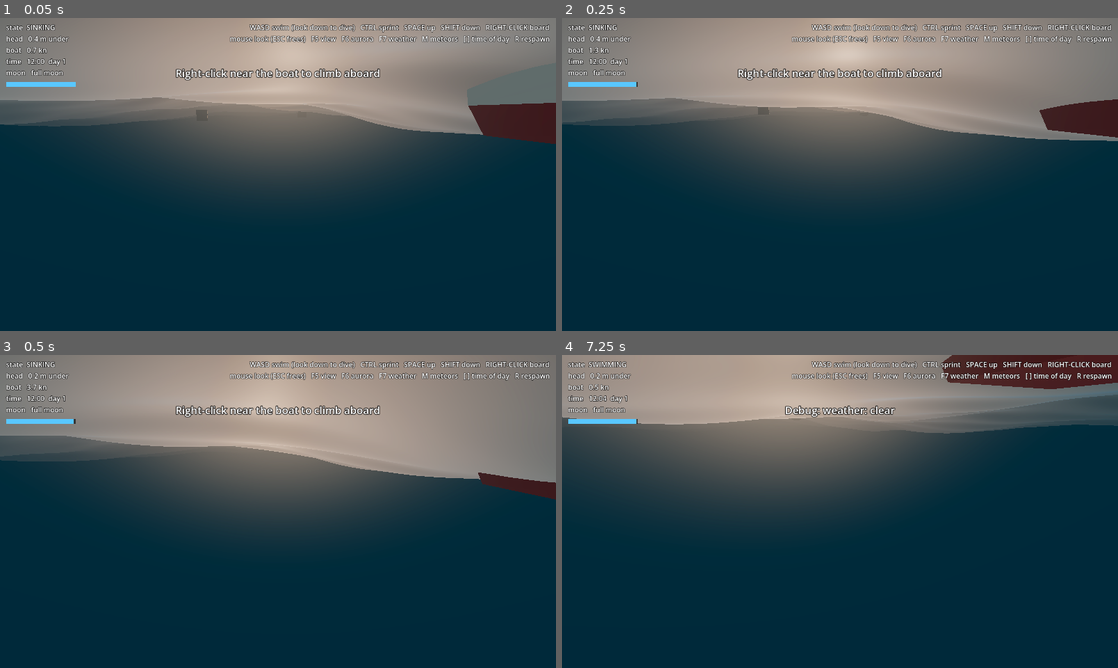
Above: before the commit, frames 1-4 (two rows, left to right).
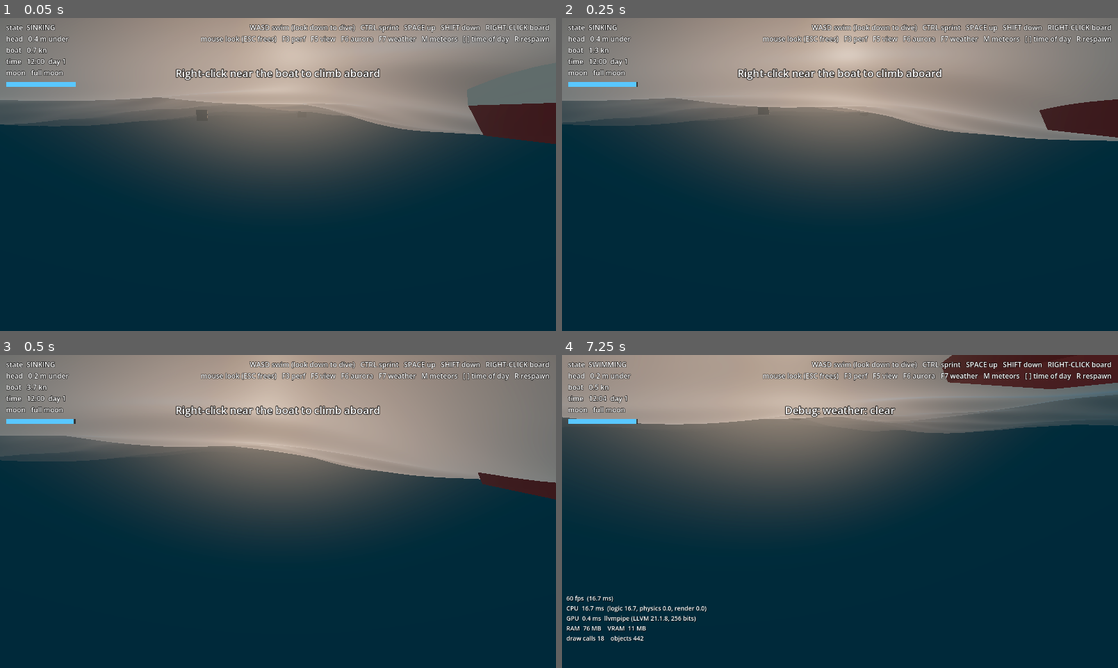
Above: after the commit, the same moments.

Repository: DocRountree/game
Game: Godot game, scene res://src/world/open_ocean/open_ocean.tscn
Same seed, same stepped clock (60 frames per second), same inputs: the game is played once before the commit and once after it.
Inputs (mouse positions are in pixels of both pictures, inside the frame that each line leads up to):
- Up to frame 1 (0.05 s): no input
- Up to frame 2 (0.25 s): no input
- Up to frame 3 (0.5 s): no input
- Up to frame 4 (7.25 s): tap Enter at 0.5 s; move the mouse to (867, 511) at 0.52 s; hold W (move_forward) 0.53-5.78 s; tap Down (camera_down) at 0.6, 6.6 s; move the mouse to (812, 511) at 1.27 s; tap Left (camera_left) at 1.35 s; move the mouse to (851, 505) at 2.02 s; tap Right (camera_right) at 2.1 s; move the mouse to (834, 517) at 2.77 s; tap Up (camera_up) at 2.85 s; move the mouse to (878, 514) at 3.52 s; hold Shift (dive) 3.53-4.28 s; tap F6 (debug_aurora) at 4.15 s; move the mouse to (795, 508) at 4.27 s; right-click (795, 508) at 4.35 s; tap M (debug_meteors) at 4.9 s; move the mouse to (845, 511) at 5.02 s; hold Ctrl (sprint) 5.03-5.78 s; tap F7 (debug_weather) at 5.65 s; move the mouse to (817, 505) at 5.77 s; hold D (move_right) 5.78-6.53 s; tap Space (tread) at 5.85 s; tap R (respawn) at 6.4 s; move the mouse to (867, 511) at 6.52 s; hold W (move_forward) from 6.53 s (still down); tap F3 (debug_overlay, bound only after the commit) at 7.15 s

The runs differ from the first frame. In frame 1, 0.7% of the frame differs, in the area x 36-99%, y 5-9%; in frame 2, 0.7%; in frame 3, 0.7%; in frame 4, 1.5%, in the area x 0-99%, y 5-92%.

Commit message:
F3 performance overlay: fps, CPU and GPU frame time, RAM, VRAM, draw calls

Diff:
--- a/project.godot
+++ b/project.godot
@@ -110,6 +110,10 @@
 "deadzone": 0.2,
 "events": [Object(InputEventKey,"physical_keycode":77)]
 }
+debug_overlay={
+"deadzone": 0.2,
+"events": [Object(InputEventKey,"physical_keycode":4194334)]
+}
 quit={
 "deadzone": 0.2,
 "events": []
--- /dev/null
+++ b/src/ui/debug_overlay/debug_overlay.gd
@@ -0,0 +1,55 @@
+class_name DebugOverlay
+extends CanvasLayer
+## F3: a corner readout of performance, like Minecraft's debug screen. Frame
+## rate, CPU time per frame (game logic, physics, render submission), GPU time
+## per frame, memory and video memory, draw calls. Godot reports CPU as time per
+## frame, not as a share of the machine.
+
+const REFRESH := 0.5
+
+var _label := Label.new()
+var _accum := 0.0
+
+
+func _ready() -> void:
+	layer = 100
+	visible = false
+	_label.add_theme_font_size_override("font_size", 14)
+	_label.add_theme_color_override("font_shadow_color", Color(0, 0, 0, 0.8))
+	_label.add_theme_constant_override("shadow_offset_x", 1)
+	_label.add_theme_constant_override("shadow_offset_y", 1)
+	_label.anchor_top = 1.0
+	_label.anchor_bottom = 1.0
+	_label.offset_left = 10.0
+	_label.offset_top = -170.0
+	_label.grow_vertical = Control.GROW_DIRECTION_BEGIN
+	add_child(_label)
+	RenderingServer.viewport_set_measure_render_time(get_viewport().get_viewport_rid(), true)
+
+
+func _unhandled_input(event: InputEvent) -> void:
+	if event.is_action_pressed(&"debug_overlay"):
+		visible = not visible
+		_accum = REFRESH
+
+
+func _process(delta: float) -> void:
+	if not visible:
+		return
+	_accum += delta
+	if _accum < REFRESH:
+		return
+	_accum = 0.0
+	var vp := get_viewport().get_viewport_rid()
+	var gpu_ms := RenderingServer.viewport_get_measured_render_time_gpu(vp)
+	var render_cpu_ms := RenderingServer.viewport_get_measured_render_time_cpu(vp) + RenderingServer.get_frame_setup_time_cpu()
+	var process_ms := Performance.get_monitor(Performance.TIME_PROCESS) * 1000.0
+	var physics_ms := Performance.get_monitor(Performance.TIME_PHYSICS_PROCESS) * 1000.0
+	var fps := Performance.get_monitor(Performance.TIME_FPS)
+	var mem := Performance.get_monitor(Performance.MEMORY_STATIC) / 1048576.0
+	var vram := Performance.get_monitor(Performance.RENDER_VIDEO_MEM_USED) / 1048576.0
+	var draws := int(Performance.get_monitor(Performance.RENDER_TOTAL_DRAW_CALLS_IN_FRAME))
+	var objects := int(Performance.get_monitor(Performance.RENDER_TOTAL_OBJECTS_IN_FRAME))
+	_label.text = "%d fps  (%.1f ms)\nCPU  %.1f ms  (logic %.1f, physics %.1f, render %.1f)\nGPU  %.1f ms  %s\nRAM  %.0f MB    VRAM  %.0f MB\ndraw calls %d    objects %d" % [
+		fps, 1000.0 / maxf(fps, 1.0), process_ms + physics_ms + render_cpu_ms, process_ms, physics_ms, render_cpu_ms,
+		gpu_ms, RenderingServer.get_video_adapter_name(), mem, vram, draws, objects]
--- a/src/ui/hud/hud.gd
+++ b/src/ui/hud/hud.gd
@@ -17,7 +17,7 @@
 	_breath.value = player.breath
 	_help.text = ("W/S throttle   A/D steer   SHIFT jump off" if player.boat else
 			"WASD swim (look down to dive)   CTRL sprint   SPACE up   SHIFT down   RIGHT-CLICK board") \
-			+ "\nmouse look (ESC frees)   F5 view   F6 aurora   F7 weather   M meteors   [ ] time of day   R respawn"
+			+ "\nmouse look (ESC frees)   F3 perf   F5 view   F6 aurora   F7 weather   M meteors   [ ] time of day   R respawn"
 
 
 func flash(text: String, seconds := 2.5) -> void:
--- a/src/world/open_ocean/open_ocean.gd
+++ b/src/world/open_ocean/open_ocean.gd
@@ -27,6 +27,7 @@
 func _ready() -> void:
 	Input.mouse_mode = Input.MOUSE_MODE_CAPTURED
 	Settings.apply_to_viewport(get_viewport())
+	add_child(DebugOverlay.new())   # F3
 	$Sun.directional_shadow_max_distance = QualitySettings.current().shadow_distance
 	var rng := RandomNumberGenerator.new()
 	rng.seed = 3
Not shown, added: src/ui/debug_overlay/debug_overlay.gd.uid
Not shown, changed: README.md
